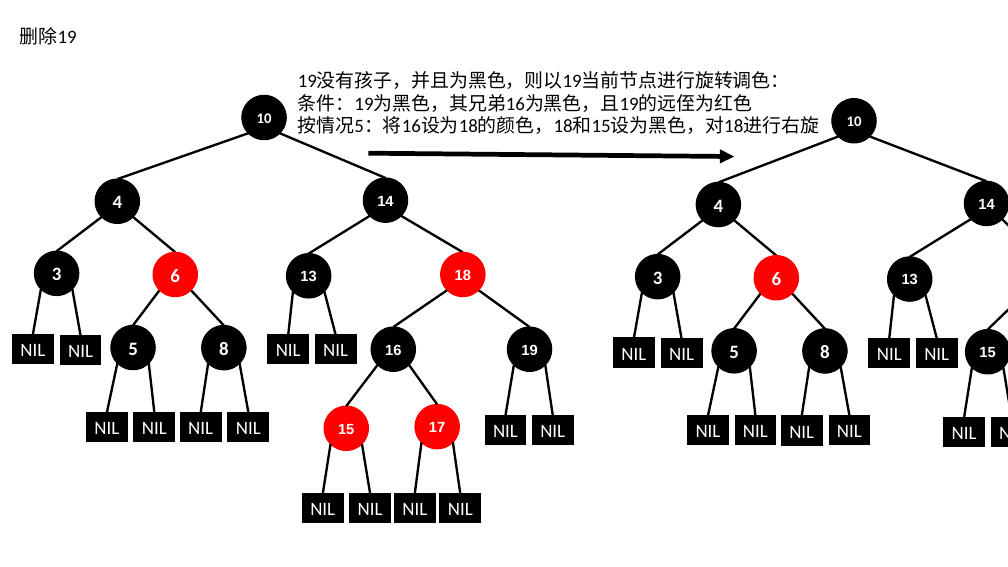
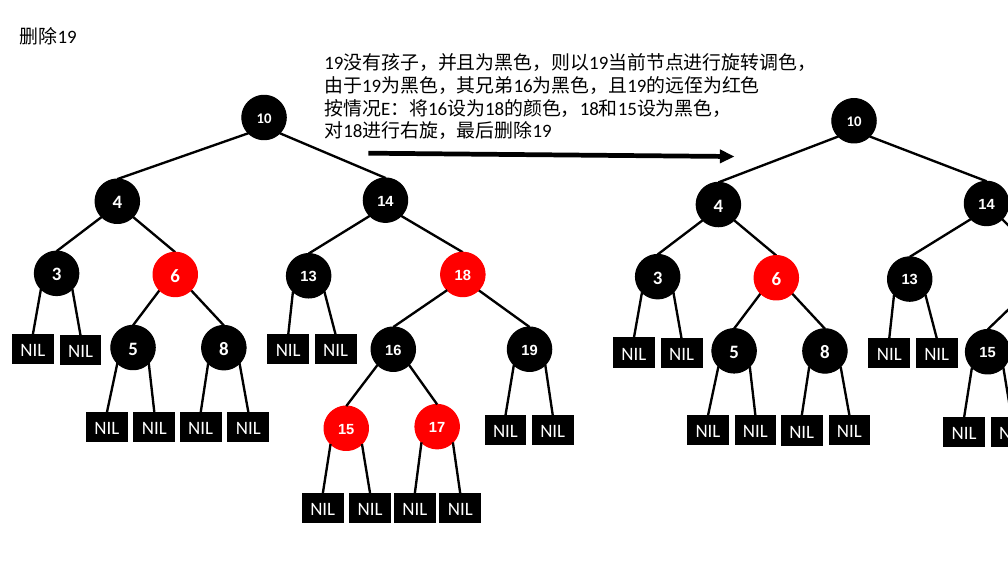
Before and after one commit to BinMarshall/studing, a slide deck: slide 25 of 源码分析/红黑树插入演示.pptx. Drawn at 1008x567 pixels with LibreOffice and Linux fonts; fonts in the diff are those of the drawing. Boxes give left, top, right and bottom in pixels: in the first picture for what was removed or moved away, otherwise in the second. Text is boxed around its words. In the diff, an @@ line names an element or a change of style, - is before the commit and + after.

```diff
--- a/源码分析/红黑树插入演示.pptx
+++ b/源码分析/红黑树插入演示.pptx
@@ text at [324, 54, 816, 139]: text changed @@
-19没有孩子，并且为黑色，则以19当前节点进行旋转调色：
-条件：19为黑色，其兄弟16为黑色，且19的远侄为红色
-按情况5：将16设为18的颜色，18和15设为黑色，对18进行右旋
+19没有孩子，并且为黑色，则以19当前节点进行旋转调色，
+由于19为黑色，其兄弟16为黑色，且19的远侄为红色
+按情况E：将16设为18的颜色，18和15设为黑色，
+对18进行右旋，最后删除19
```
Also in this commit, not shown: 19 other slides changed.
